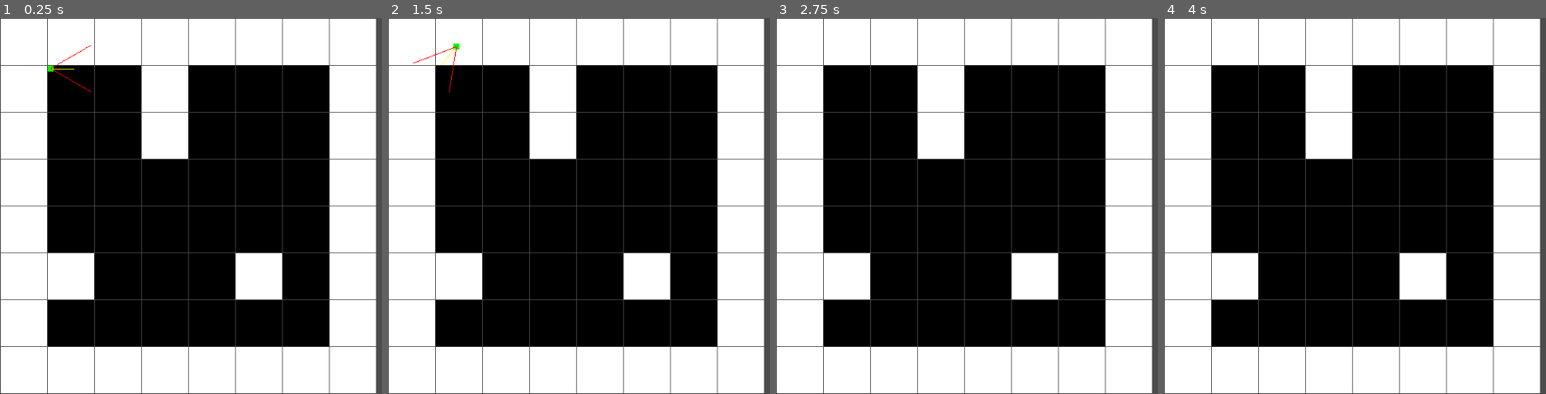
Above: before the commit, frames 1-4 (left to right).
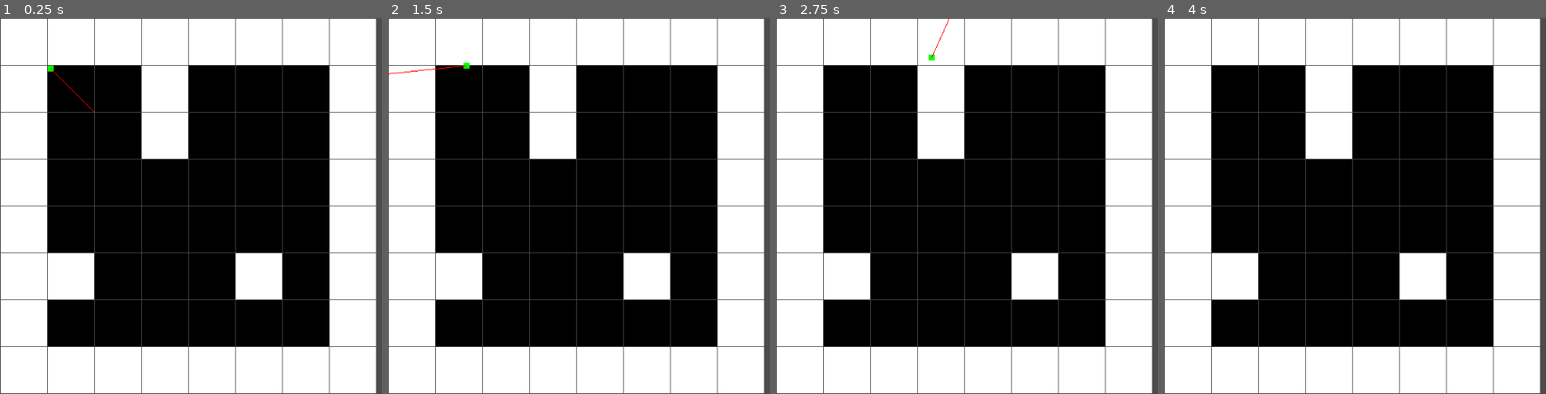
Above: after the commit, the same moments.

Repository: cjlinton83/Raycasting
Game: Godot game, scene res://Main.tscn
The game is run twice, just before and just after one commit, with the same random seed, the same clock (stepped at 60 frames per second) and the same inputs.
Inputs:
- Up to frame 1 (0.25 s): no input
- Up to frame 2 (1.5 s): tap Enter at 0.5 s; hold Right (ui_right) 0.53-1.28 s; tap Space at 1.25 s; hold Down (ui_down) from 1.28 s (still down)
- Up to frame 3 (2.75 s): release Down (ui_down) at 2.03 s; hold Right (ui_right) from 2.03 s (still down)
- Up to frame 4 (4 s): release Right (ui_right) at 2.78 s; hold Up (ui_up) 2.78-3.53 s; tap Enter at 3.5 s; hold Left (ui_left) from 3.53 s (still down)

The runs differ from the first frame. In frame 1, 0.2% of the frame differs, in the area x 13-25%, y 7-25%; in frame 2, 0.2%, in the area x 0-22%, y 6-20%; in frame 3, less than 0.1%; in frame 4, nothing differs.

Commit message:
horizontal lines (not done)

Diff:
--- a/Main.gd
+++ b/Main.gd
@@ -21,8 +21,8 @@
 var player = {
 	size = Vector2(8, 8),
 	position = Vector2(1, 1),
-	angle = 0,
-	direction = Vector2(cos(0), sin(0))
+	angle = PI/4,
+	direction = Vector2(cos(PI/4), sin(PI/4))
 }
 const indicator_length = 32
 const move_speed = 3
@@ -32,9 +32,13 @@
 func _process(delta):
 	if Input.is_action_pressed("ui_left"):
 		player.angle -= turn_speed * delta
-		player.direction = Vector2(cos(player.angle), sin(player.angle))
+	if (player.angle < 0):
+		player.angle += 2*PI
+	player.direction = Vector2(cos(player.angle), sin(player.angle))
 	if Input.is_action_pressed("ui_right"):
 		player.angle += turn_speed * delta
+		if (player.angle > 2*PI):
+			player.angle -= 2*PI
 		player.direction = Vector2(cos(player.angle), sin(player.angle))
 	if Input.is_action_pressed("ui_up"):
 		player.position += player.direction * move_speed * delta
@@ -58,17 +62,23 @@
 	draw_rect(Rect2(position, player.size), GREEN)
 
 	# Direction indicator
-	var from = position+player.size/2
-	var to = from+player.direction*indicator_length
-	draw_line(from, to, YELLOW)
+	var from_player = position+player.size/2
+	var to = from_player+player.direction*indicator_length
+	draw_line(from_player, to, YELLOW)
 
-	# FOV indicator
-	var f_theta = player.angle - PI/6
-	var f_direction = Vector2(cos(f_theta), sin(f_theta))
-	to = from+f_direction*indicator_length*2
-	draw_line(from, to, RED)
+	### RAYS
+	var ray = {
+		angle = player.angle,
+		from = Vector2(from_player.x, from_player.y),
+		to = Vector2(from_player.x, from_player.y)
+	}
+	var ncotan = -1/tan(ray.angle)
 
-	f_theta = player.angle + PI/6
-	f_direction = Vector2(cos(f_theta), sin(f_theta))
-	to = from+f_direction*indicator_length*2
-	draw_line(from, to, RED)
+	# Horizontal Grid Lines
+	if ray.angle > PI:
+		ray.to.y = (int(ray.from.y)/64)*64
+		ray.to.x = ncotan*(ray.from.y-ray.to.y)+ray.from.x
+	if ray.angle < PI:
+		ray.to.y = ((int(ray.from.y)/64)*64)+64
+		ray.to.x = ncotan*(ray.from.y-ray.to.y)+ray.from.x
+	draw_line(ray.from, ray.to, RED)
